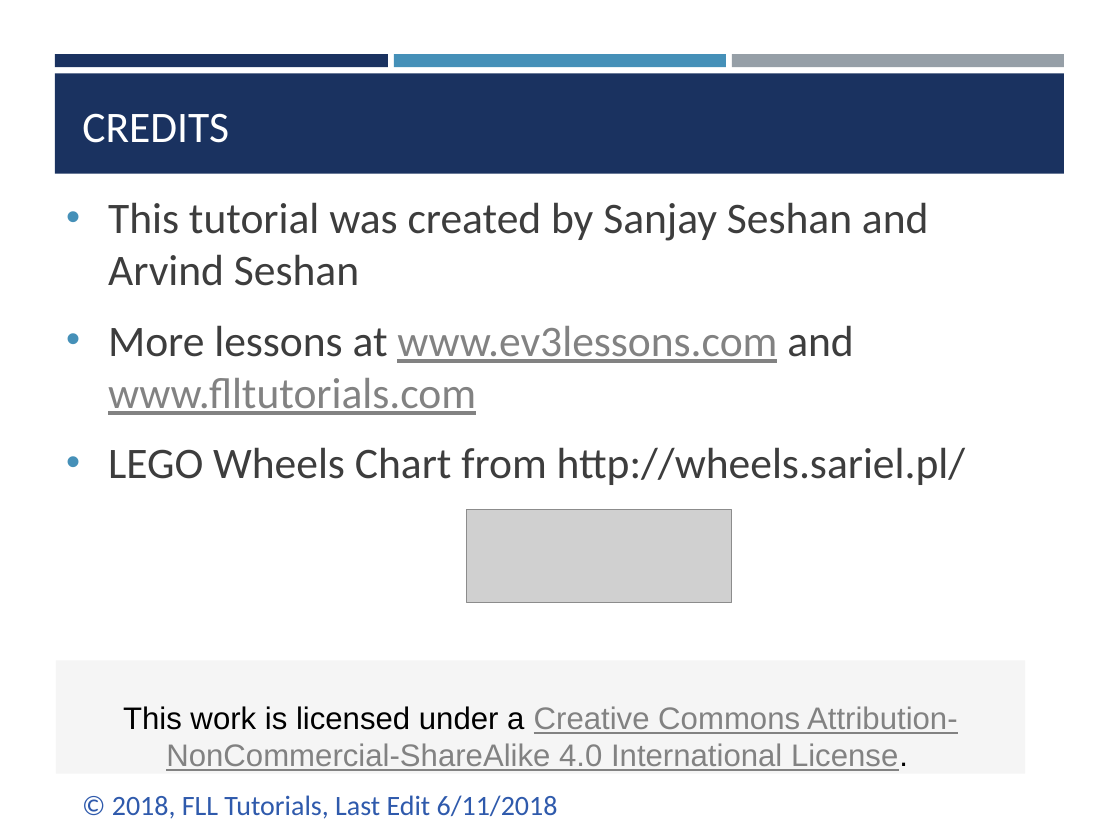
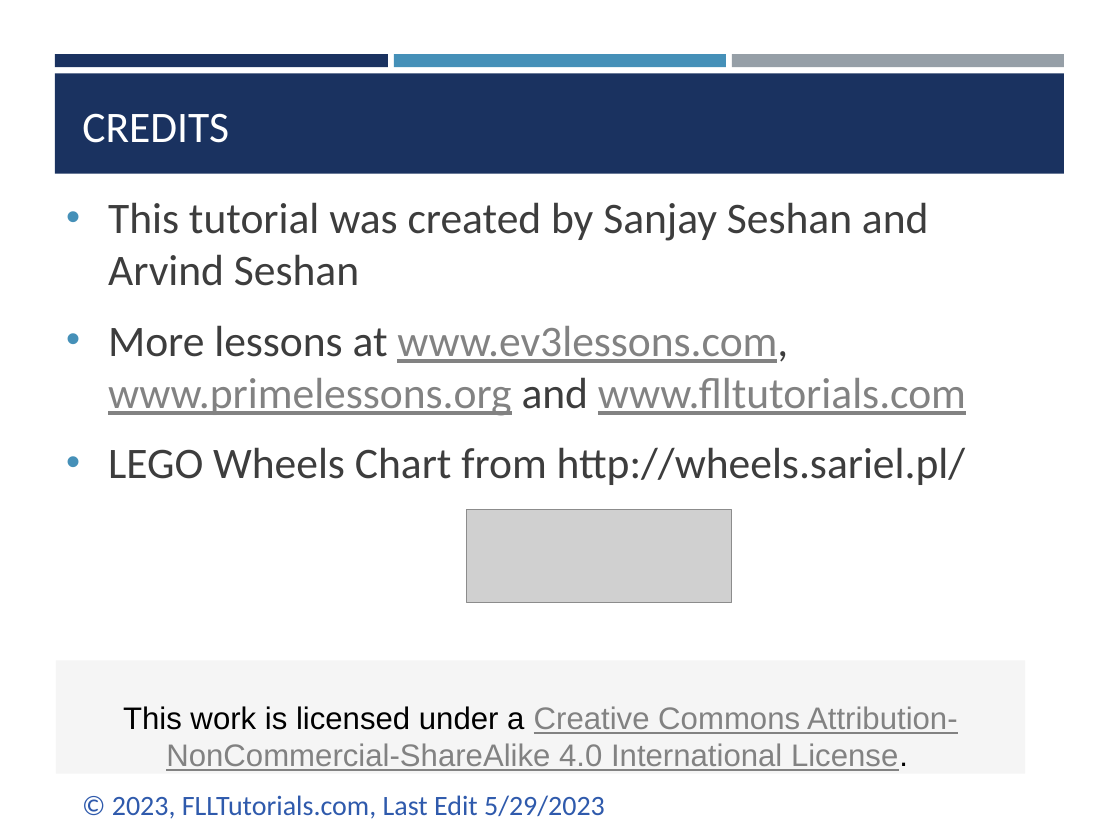
Before and after one commit to ev3lessons/FLL-Tutorials, a slide deck: slide 13 of translations/en-us/RobotGame/Wheels.pptx (slide 11 before the commit). Drawn at 1120x840 pixels with LibreOffice and Linux fonts; fonts in the diff are those of the drawing; grey boxes stand for pictures. Boxes give left, top, right and bottom in pixels: in the first picture for what was removed or moved away, otherwise in the second. Text is boxed around its words. In the diff, an @@ line names an element or a change of style, - is before the commit and + after.

Commit message:
Updated all Robot Design lessons

```diff
--- a/translations/en-us/RobotGame/Wheels.pptx
+++ b/translations/en-us/RobotGame/Wheels.pptx
@@ text at (x1=108, y1=325, x2=966, y2=416): text changed @@
-• More lessons at www.ev3lessons.com and www.flltutorials.com
+• More lessons at www.ev3lessons.com, www.primelessons.org and www.flltutorials.com
@@ text at (x1=112, y1=795, x2=605, y2=819): text changed @@
-© 2018, FLL Tutorials, Last Edit 6/11/2018
+© 2023, FLLTutorials.com, Last Edit 5/29/2023
```
Also in this commit, not shown: 9 other slides changed, 2 slides added, 35 other files.
